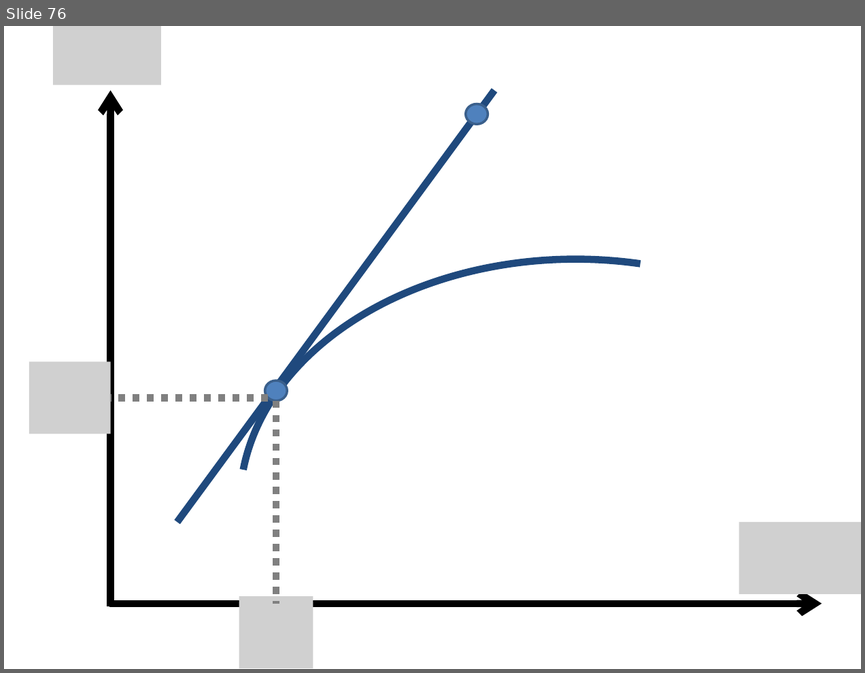
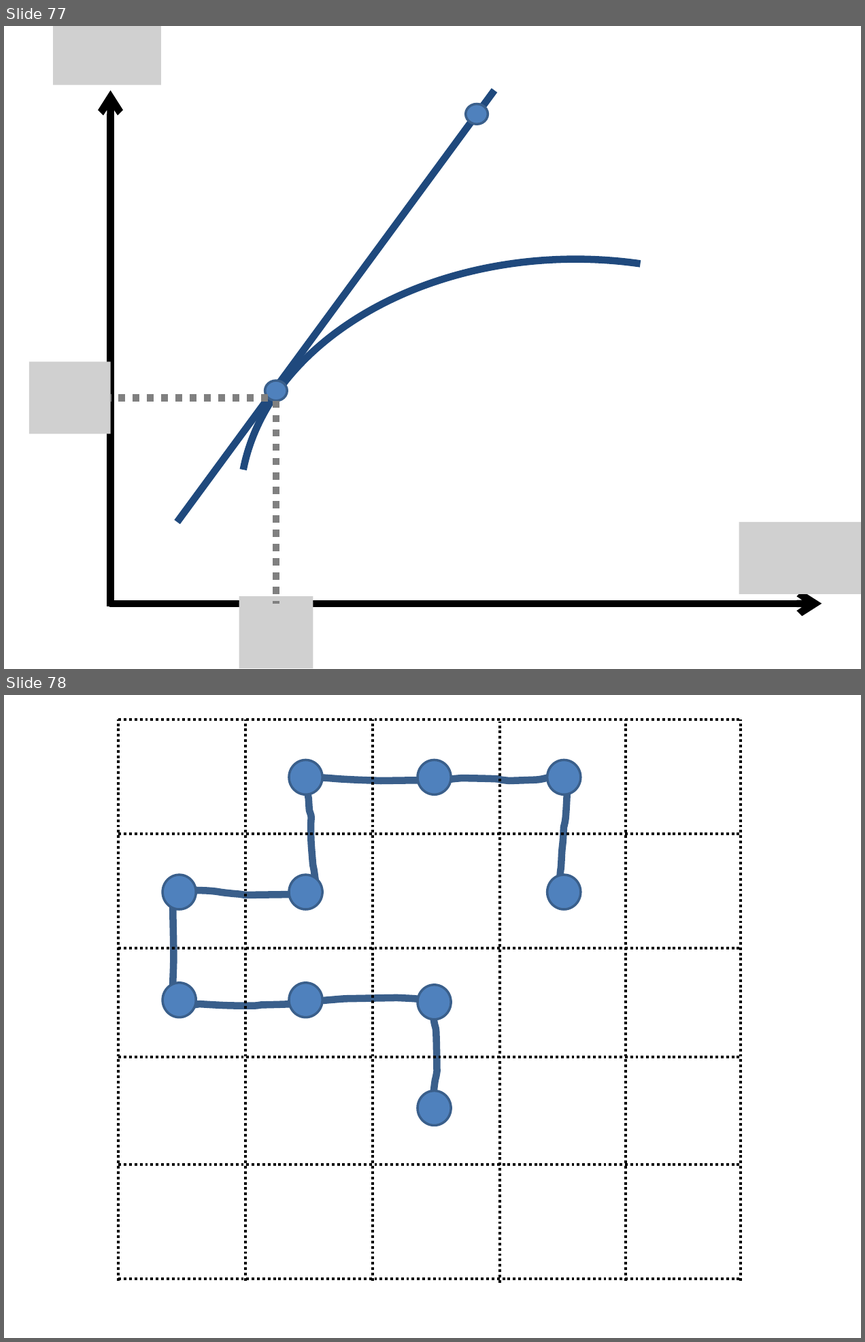
Before and after one commit to sophiahenckell/HIWI_Computersimulation, a slide deck: Bilder.pptx. Shown one above the other, each under a label of ours: slide 76 before the commit, slides 77 and 78 after it. The pictures are 865x673 and 865x1342 pixels, drawn with LibreOffice and Linux fonts; fonts in the diff are those of the drawing; grey boxes stand for pictures. Boxes give left, top, right and bottom in pixels: in the first picture for what was removed or moved away, otherwise in the second. Text is boxed around its words. In the diff, an @@ line names an element or a change of style, - is before the commit and + after.

```diff
--- a/Bilder.pptx
+++ b/Bilder.pptx
@@ slide 78 added at bbox=[4, 695, 861, 1338], background #FFFFFF @@
@@ group added at bbox=[119, 720, 740, 1282]: 6 lines @@
@@ ellipse added at bbox=[290, 760, 323, 794], fill #4F81BD, outline #3A5F8C 2 pt @@
@@ ellipse added at bbox=[418, 760, 451, 794], fill #4F81BD, outline #3A5F8C 2 pt @@
@@ ellipse added at bbox=[547, 760, 581, 794], fill #4F81BD, outline #3A5F8C 2 pt @@
@@ freeform shape added at bbox=[173, 777, 567, 1110], outline #3A5F8C 6 pt @@
@@ ellipse added at bbox=[162, 875, 196, 909], fill #4F81BD, outline #3A5F8C 2 pt @@
@@ ellipse added at bbox=[290, 875, 323, 909], fill #4F81BD, outline #3A5F8C 2 pt @@
@@ ellipse added at bbox=[547, 875, 581, 909], fill #4F81BD, outline #3A5F8C 2 pt @@
@@ ellipse added at bbox=[162, 983, 196, 1017], fill #4F81BD, outline #3A5F8C 2 pt @@
@@ ellipse added at bbox=[290, 983, 323, 1017], fill #4F81BD, outline #3A5F8C 2 pt @@
@@ ellipse added at bbox=[418, 985, 451, 1019], fill #4F81BD, outline #3A5F8C 2 pt @@
@@ group added at bbox=[119, 720, 740, 1278]: 6 lines @@
@@ ellipse added at bbox=[418, 1091, 451, 1125], fill #4F81BD, outline #3A5F8C 2 pt @@
@@ what was slide 76 is now slide 77 @@
```
Also in this commit, not shown: 1 other slide added, 7 other files.
